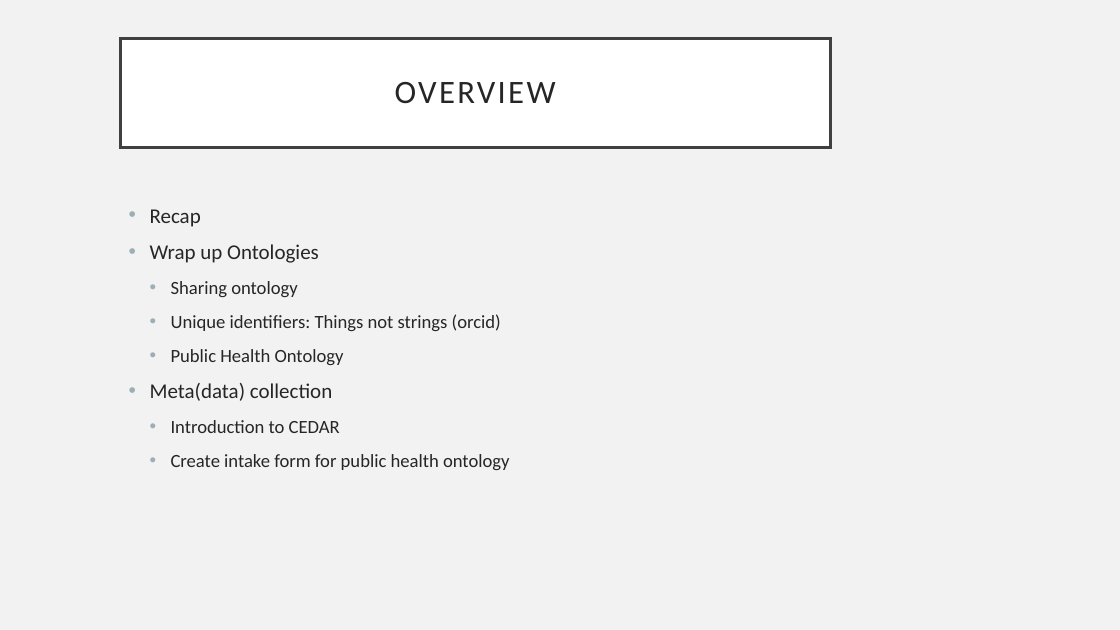
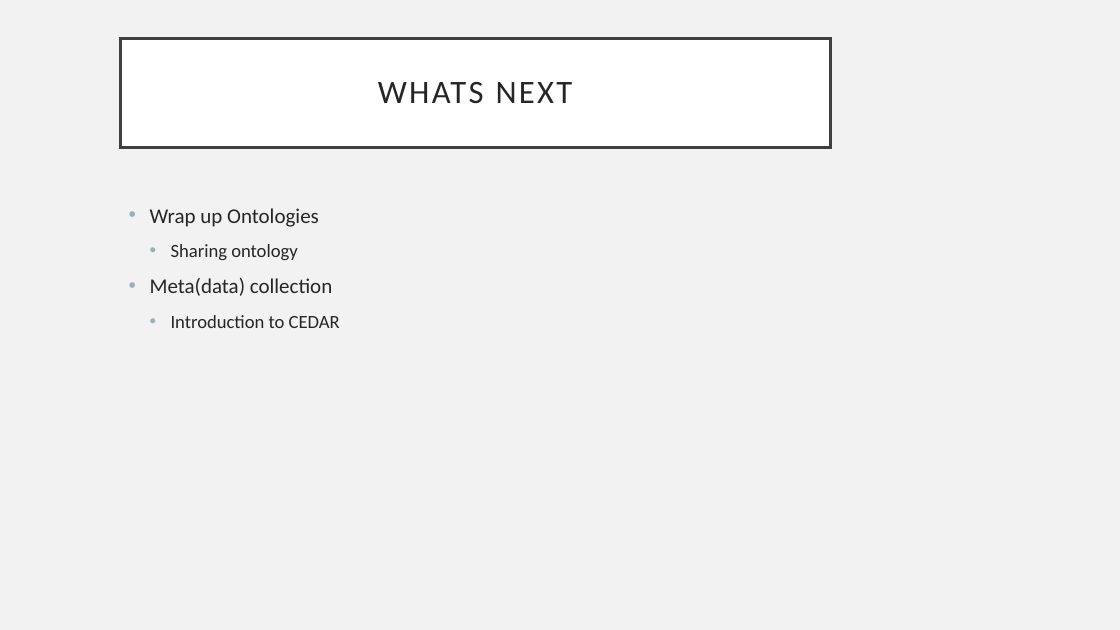
Before and after one commit to Drexel-UHC/si-2023-fair, a slide deck: slide 5 of content/day 4/Day 4 - Practical.pptx (slide 3 before the commit). Drawn at 1120x630 pixels with LibreOffice and Linux fonts; fonts in the diff are those of the drawing. Boxes give left, top, right and bottom in pixels: in the first picture for what was removed or moved away, otherwise in the second. Text is boxed around its words. In the diff, an @@ line names an element or a change of style, - is before the commit and + after.

```diff
--- a/content/day 4/Day 4 - Practical.pptx
+++ b/content/day 4/Day 4 - Practical.pptx
@@ title at (378, 82, 573, 104): text changed @@
-OVERVIEW
+WHATS NEXT
@@ text at (150, 209, 201, 227): paragraph removed @@
-• Recap
@@ text at (171, 314, 501, 365): paragraphs removed @@
-  • Unique identifiers: Things not strings (orcid)
-  • Public Health Ontology
@@ text at (171, 454, 510, 470): paragraph removed @@
-  • Create intake form for public health ontology
```
Also in this commit, not shown: 3 other slides changed, 11 slides added, 8 slides removed, 3 other files.
